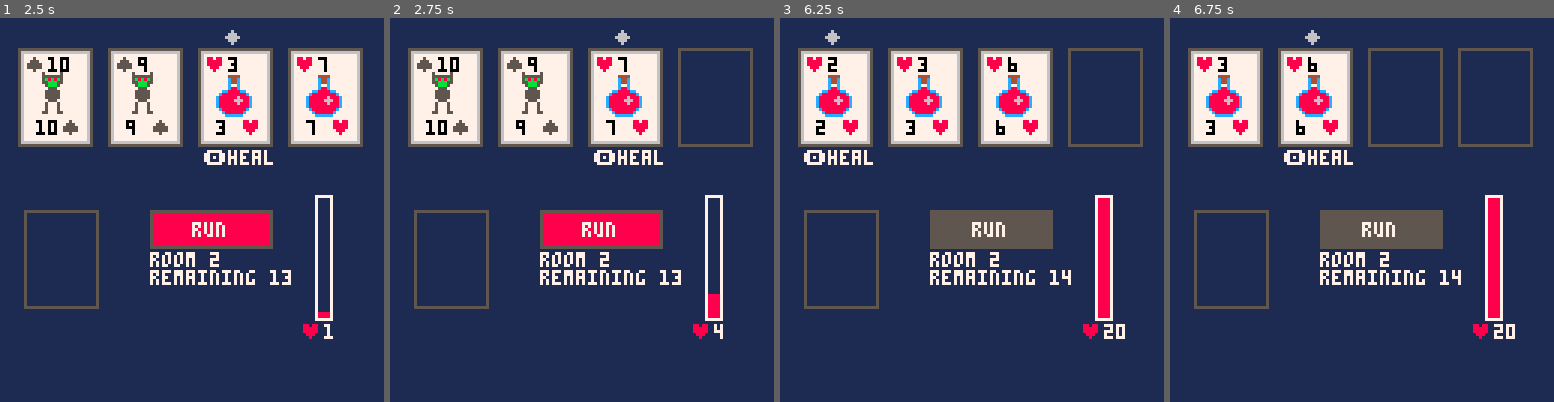
Above: before the commit, frames 1-4 (left to right).
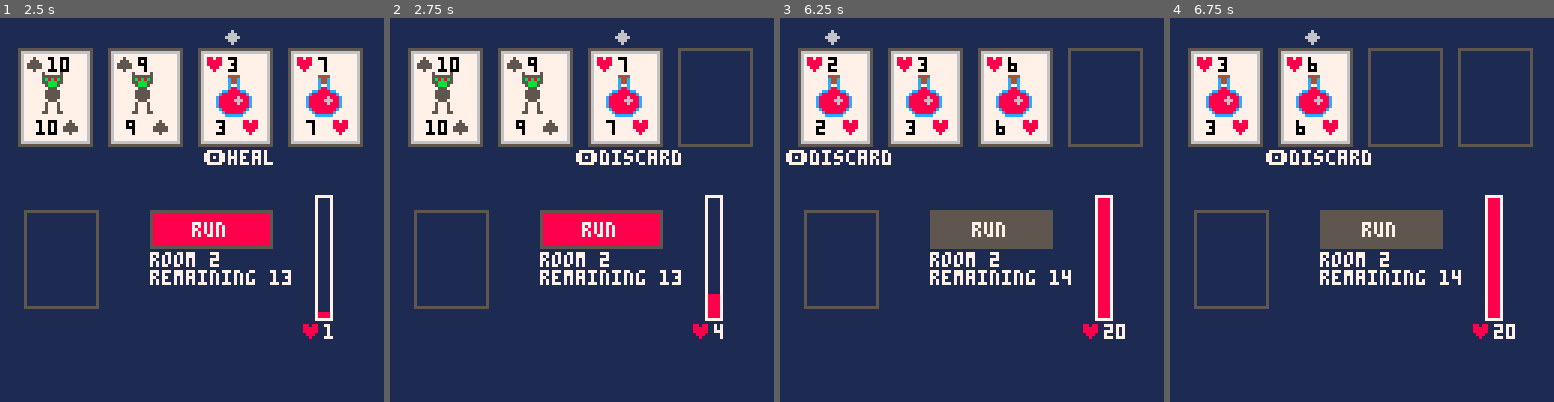
Above: after the commit, the same moments.

Repository: lukeshiner/scoundrel
Game: PICO-8 cartridge scoundrel.p8
Two runs of this game, one before a commit and one after it. Both use one fixed random seed, a clock stepped at 60 frames per second and the inputs below.
Inputs:
- Up to frame 1 (2.5 s): tap X (X key) at 0.33, 1.07, 1.85 s; tap O (Z key) at 0.7, 1.7, 2.1 s; hold Right 1.6-2.1 s; hold Right from 2.47 s (still down)
- Up to frame 2 (2.75 s): keep holding Right; tap O (Z key) at 2.5 s
- Up to frame 3 (6.25 s): tap O (Z key) every 0.4 s from 2.9 to 6.1 s; tap X (X key) at 2.97, 4.08, 5.2 s; release Right at 3.03 s; hold Left 3.08-3.58 s; hold Right 4.02-4.68 s; hold Left 5.08-5.68 s; hold Right from 6.08 s (still down)
- Up to frame 4 (6.75 s): tap X (X key) at 6.32 s; tap O (Z key) at 6.5 s; release Right at 6.58 s; hold Right from 6.63 s (still down)

Frame 1 is identical in both runs. In frame 2, 0.6% of the frame differs, in the area x 48-76%, y 34-39%; in frame 3, 0.6%; in frame 4, 0.6%.

Commit message:
Show if potion will be used or discarded

Diff:
--- a/room.lua
+++ b/room.lua
@@ -126,7 +126,12 @@
     local x = x + 2
     local y = y + room.card_size.y + 2
     if card.type == health then
-        instruction = "🅾️heal"
+        if room.potion_taken == false then
+            instruction = "🅾️heal"
+        else
+            instruction = "🅾️discard"
+            x = x - 6
+        end
     elseif card.type == sword then
         instruction = "🅾️equip"
         x = x - 4
